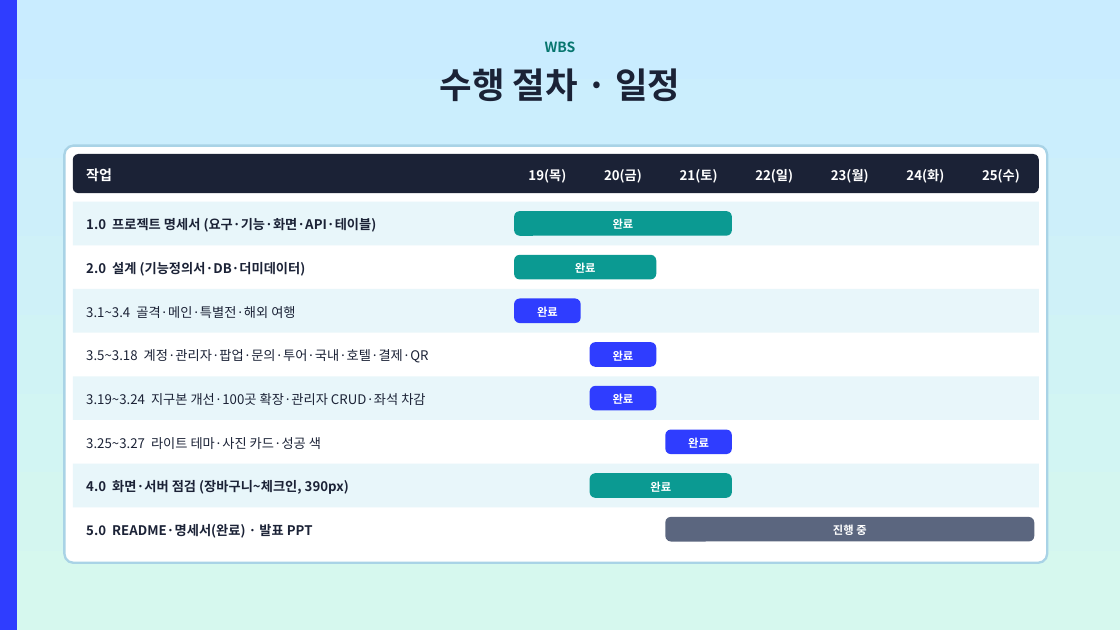
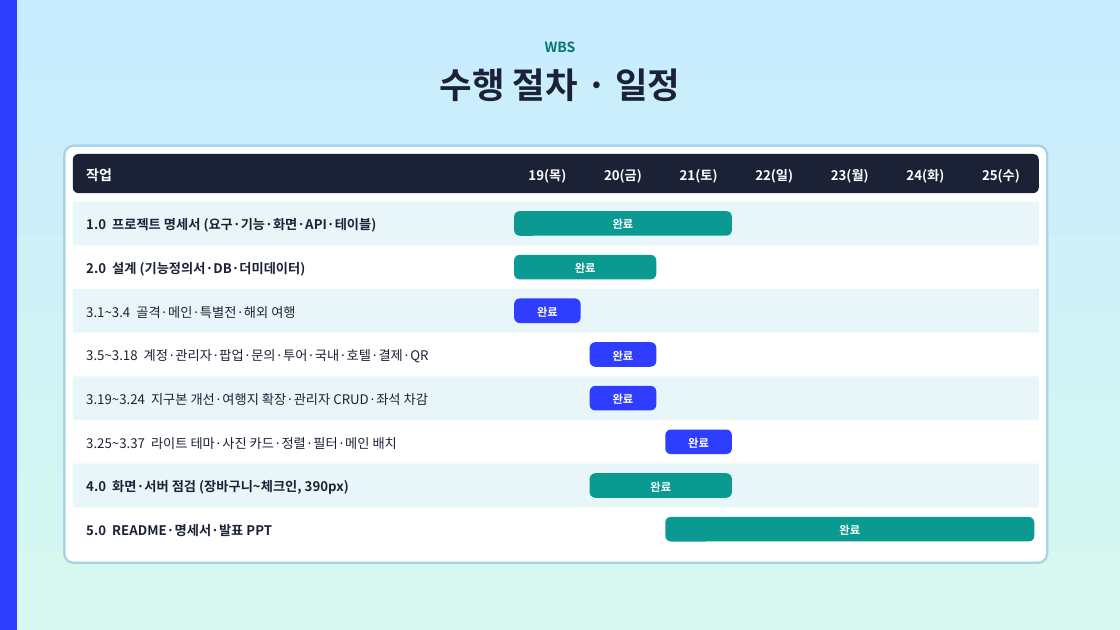
Before and after one commit to ho8566z/nado-gam_word, a slide deck: slide 21 of ppt_output/나도감_발표.pptx. Drawn at 1120x630 pixels with LibreOffice and Linux fonts; fonts in the diff are those of the drawing. Boxes give left, top, right and bottom in pixels: in the first picture for what was removed or moved away, otherwise in the second. Text is boxed around its words. In the diff, an @@ line names an element or a change of style, - is before the commit and + after.

```diff
--- a/ppt_output/나도감_발표.pptx
+++ b/ppt_output/나도감_발표.pptx
@@ text at bbox=[86, 393, 428, 405]: text changed @@
-3.19~3.24 지구본 개선·100곳 확장·관리자 CRUD·좌석 차감
+3.19~3.24 지구본 개선·여행지 확장·관리자 CRUD·좌석 차감
@@ text at bbox=[86, 437, 397, 449]: text changed @@
-3.25~3.27 라이트 테마·사진 카드·성공 색
+3.25~3.37 라이트 테마·사진 카드·정렬·필터·메인 배치
@@ text at bbox=[86, 524, 272, 536]: text changed @@
-5.0 README·명세서(완료) · 발표 PPT
+5.0 README·명세서·발표 PPT
@@ rounded rectangle at bbox=[665, 517, 1034, 542]: fill #5B667F to #0B9A92 @@
@@ text at bbox=[839, 524, 860, 535]: text changed @@
-진행 중
+완료
```
Also in this commit, not shown: 12 other slides changed, 6 other files.
